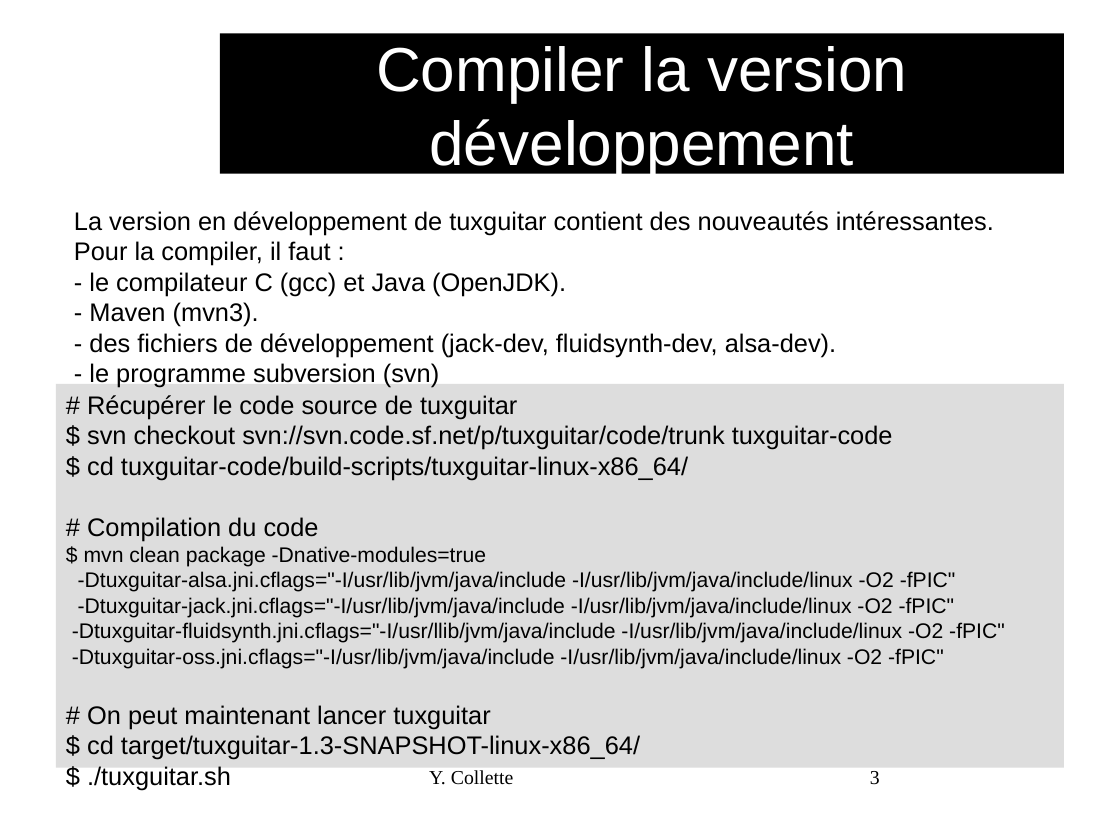
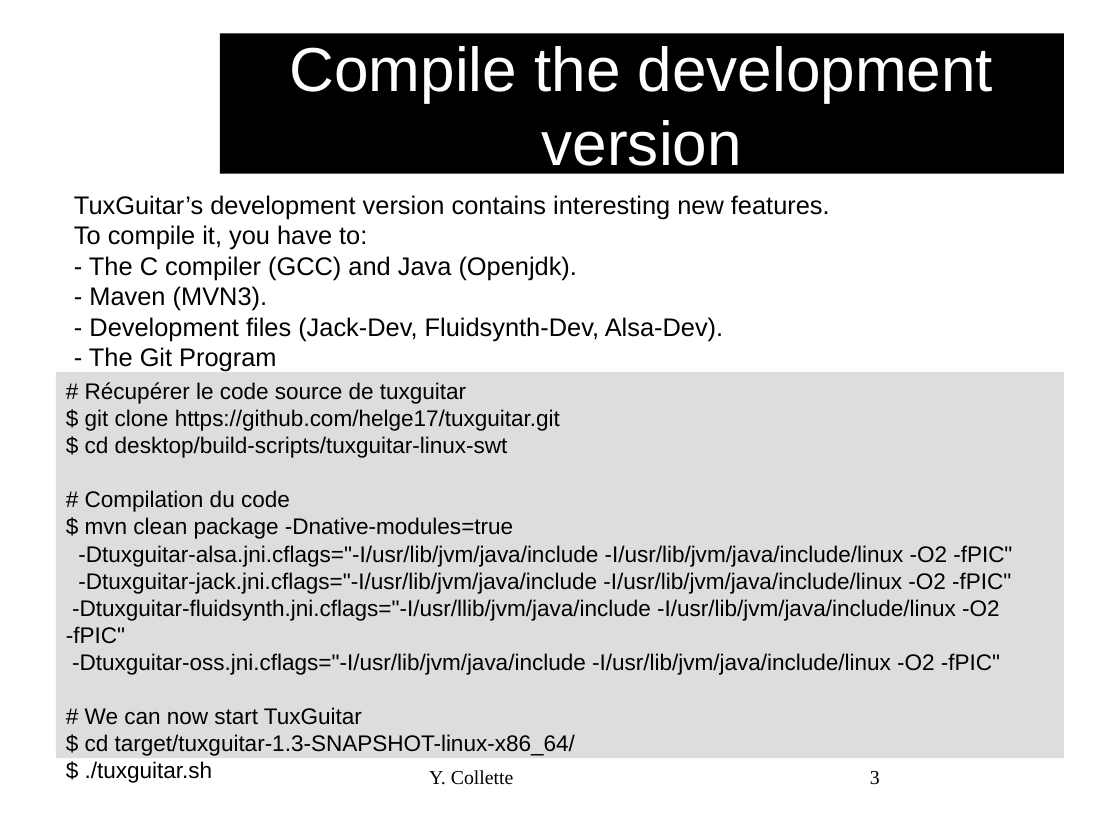
Before and after one commit to audinux/audinux.github.io, a slide deck: slide 3 of workshop/audio/TuxGuitar.odp. Drawn at 1120x840 pixels with LibreOffice and Linux fonts; fonts in the diff are those of the drawing; background and template pictures are left out. Boxes give left, top, right and bottom in pixels: in the first picture for what was removed or moved away, otherwise in the second. Text is boxed around its words. In the diff, an @@ line names an element or a change of style, - is before the commit and + after.

```diff
--- a/workshop/audio/TuxGuitar.odp
+++ b/workshop/audio/TuxGuitar.odp
@@ title at [290, 46, 993, 177]: text changed @@
-Compiler la version développement
+Compile the development version
@@ text at [74, 195, 830, 372]: text changed @@
-La version en développement de tuxguitar contient des nouveautés intéressantes.
-Pour la compiler, il faut :
-- le compilateur C (gcc) et Java (OpenJDK).
-- Maven (mvn3).
-- des fichiers de développement (jack-dev, fluidsynth-dev, alsa-dev).
-- le programme subversion (svn)
+TuxGuitar’s development version contains interesting new features.
+To compile it, you have to:
+- The C compiler (GCC) and Java (Openjdk).
+- Maven (MVN3).
+- Development files (Jack-Dev, Fluidsynth-Dev, Alsa-Dev).
+- The Git Program
@@ rectangle "# Récupérer le code source ...": place and size @@
-rectangle "# Récupérer le code source ..." at [56, 384, 1064, 768]
+rectangle "# Récupérer le code source ..." at [56, 372, 1064, 758]
@@ text in rectangle at [66, 382, 1012, 756]: size 18 to 16 pt in "# Récupérer le code source de tuxguitar", "# Compilation du code", "$ cd target/tuxguitar-1.3-SNAPSHOT-linux-x86_64/", "$ ./tuxguitar.sh"; size 15 to 16 pt in "$ mvn clean package -Dnative-modules=true", "-Dtuxguitar-alsa.jni.cflags="-I/usr/lib/jvm/java/include -I/ ...", "-Dtuxguitar-jack.jni.cflags="-I/usr/lib/jvm/java/include -I/ ...", "-Dtuxguitar-fluidsynth.jni.cflags="-I/usr/llib/jvm/java/incl ..." and 1 more places @@
@@ text in rectangle at [85, 409, 560, 458]: text changed; size 18 to 16 pt @@
-$ svn checkout svn://svn.code.sf.net/p/tuxguitar/code/trunk tuxguitar-code
-$ cd tuxguitar-code/build-scripts/tuxguitar-linux-x86_64/
+$ git clone https://github.com/helge17/tuxguitar.git
+$ cd desktop/build-scripts/tuxguitar-linux-swt
@@ text in rectangle at [85, 707, 362, 725]: text changed; size 18 to 16 pt @@
-# On peut maintenant lancer tuxguitar
+# We can now start TuxGuitar
```
Also in this commit, not shown: 34 other slides changed, 17 slides added, 17 slides removed, 3 other files.
